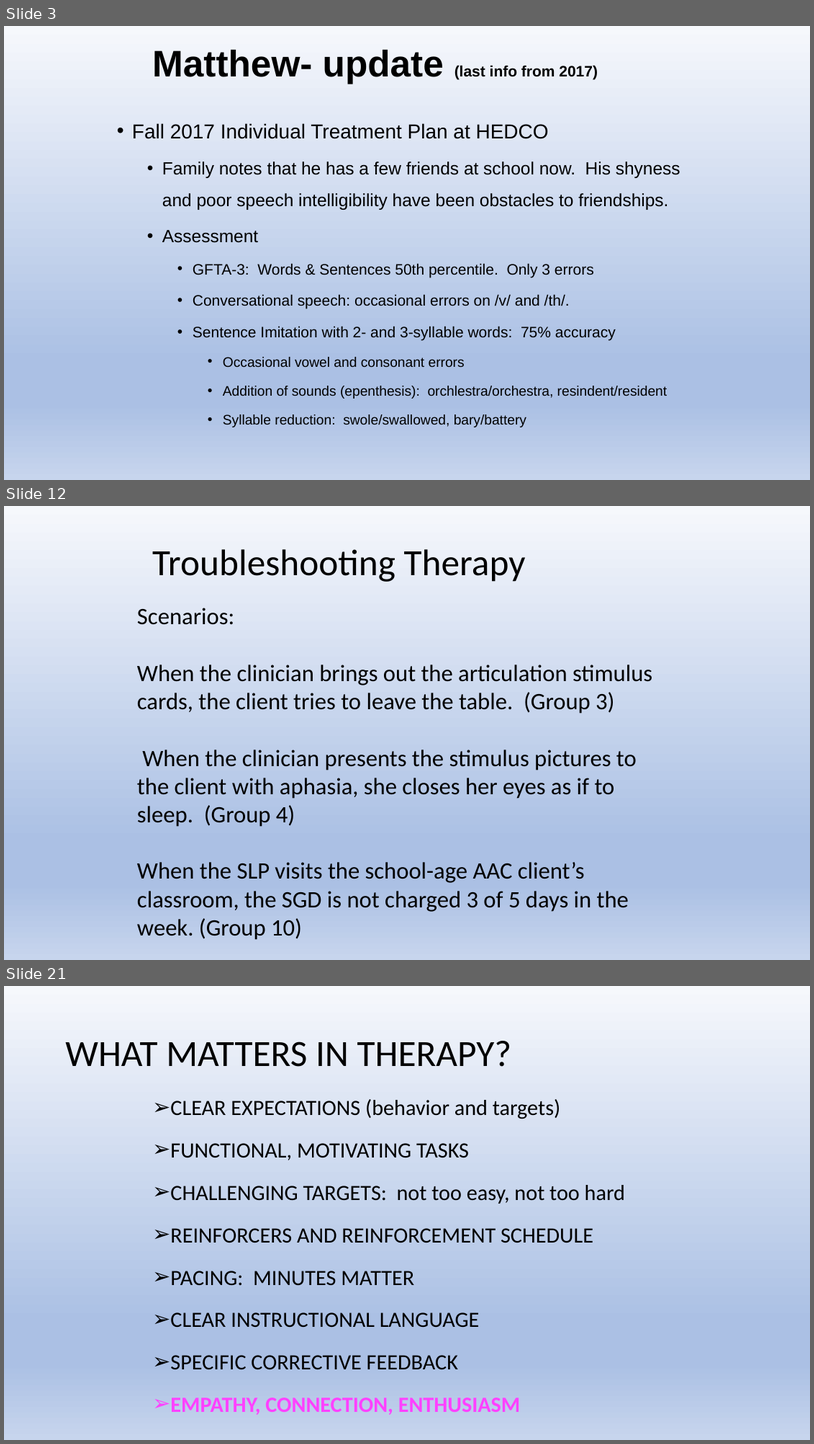
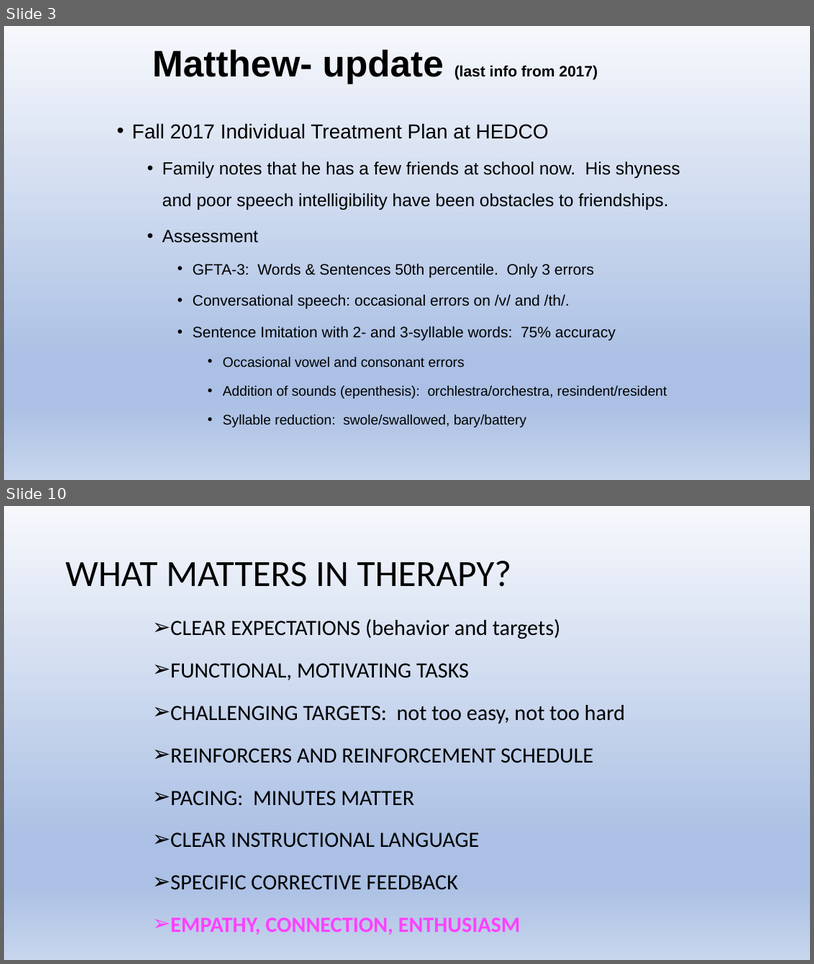
Before and after one commit to Jim-Wright90/cds431_sp22, a slide deck: slides/cds431_week10.pptx. Shown one above the other, each under a label of ours: slides 3, 12 and 21 before the commit, slides 3 and 10 after it; the slides between them are not shown. The pictures are 814x1444 and 814x964 pixels, drawn with LibreOffice and Linux fonts; fonts in the diff are those of the drawing. Boxes give left, top, right and bottom in pixels: in the first picture for what was removed or moved away, otherwise in the second. Text is boxed around its words. In the diff, an @@ line names an element or a change of style, - is before the commit and + after.

Commit message:
Week 10 slides added

```diff
--- a/slides/cds431_week10.pptx
+++ b/slides/cds431_week10.pptx
@@ slide 12 removed at box(4, 506, 810, 960), background gradient #F6F8FC to #ABC0E4 to #C7D5ED @@
@@ title removed at box(152, 549, 526, 582) @@
-Troubleshooting Therapy
@@ text removed at box(137, 608, 653, 939) @@
-Scenarios:
-When the clinician brings out the articulation stimulus cards, the client tries to leave the table. (Group 3)
-When the clinician presents the stimulus pictures to the client with aphasia, she closes her eyes as if to sleep. (Group 4)
-When the SLP visits the school-age AAC client’s classroom, the SGD is not charged 3 of 5 days in the week. (Group 10)
@@ what was slide 21 is now slide 10 @@
```
Also in this commit, not shown: 6 slides changed, 10 other slides removed, 2 other files.
